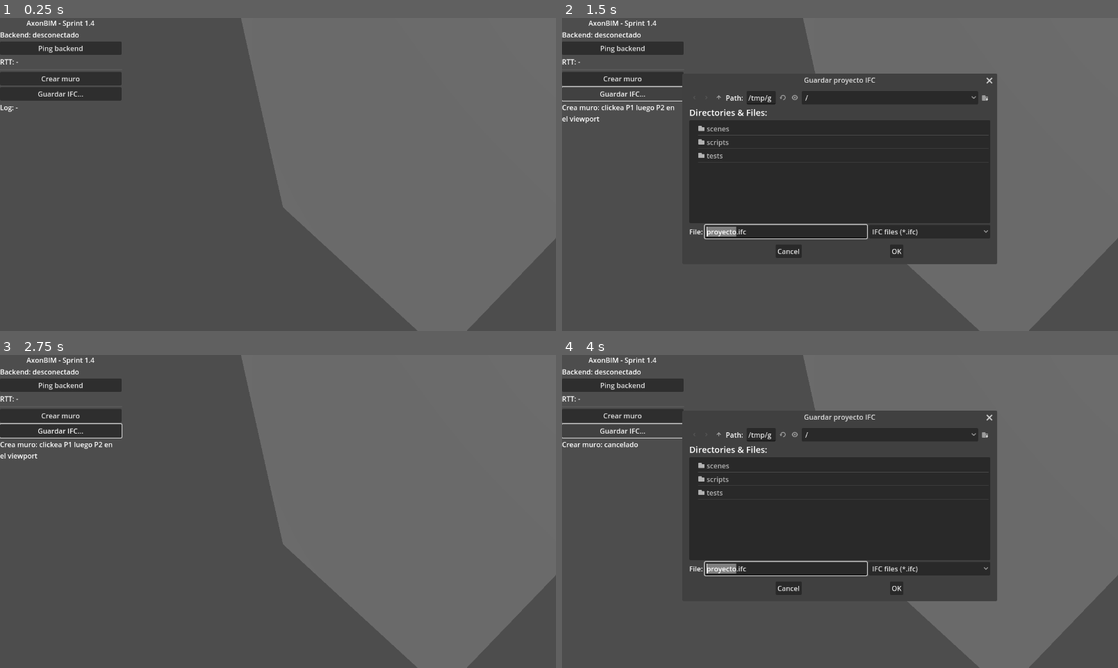
Above: before the commit, frames 1-4 (two rows, left to right).
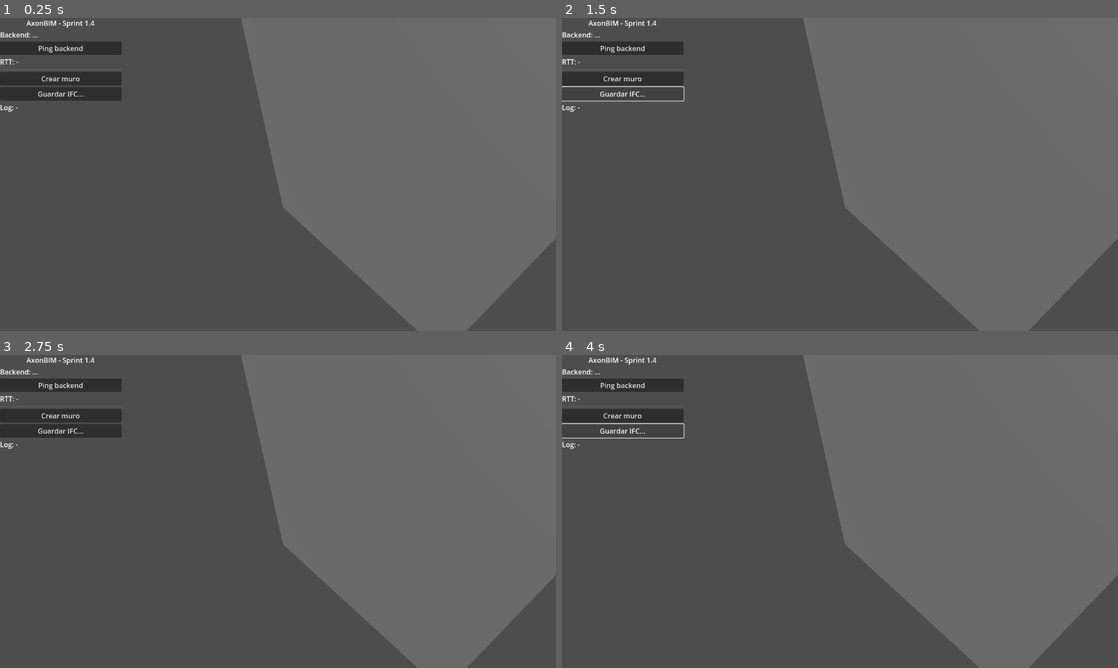
Above: after the commit, the same moments.

Repository: hfiguereo/axonBIM
Game: Godot game, scene res://scenes/main/main.tscn
Same seed, same stepped clock (60 frames per second), same inputs: the game is played once before the commit and once after it.
Inputs (mouse positions are in pixels of both pictures, inside the frame that each line leads up to):
- Up to frame 1 (0.25 s): no input
- Up to frame 2 (1.5 s): click "Crear muro" at 0.5 s; click "Guardar IFC..." at 1.25 s
- Up to frame 3 (2.75 s): click (333, 589) at 2 s, where only the run before the commit has a clickable "OK"
- Up to frame 4 (4 s): click "Crear muro" at 2.75 s; click "Guardar IFC..." at 3.5 s

The runs differ from the first frame. In frame 1, less than 0.1% of the frame differs, in the area x 5-15%, y 4-7%; in frame 2, 28%, in the area x 0-79%, y 4-79%; in frame 3, 0.5%; in frame 4, 28%.
Error after the commit: Parse Error: Could not find type "AxonProjectView" in the current scope. (res://scripts/main/main_scene.gd:23)

Commit message:
feat(ui): picking de cara y actualizacion de malla en vista 3D
Made-with: Cursor

Diff:
--- a/frontend/scripts/viewport_3d/project_view.gd
+++ b/frontend/scripts/viewport_3d/project_view.gd
@@ -1,23 +1,24 @@
 # (c) 2026 Arq. Hector Nathanael Figuereo. GPLv3.
-class_name AxonProjectView
 extends Node3D
 
 ## Contenedor del proyecto 3D. Mantiene el mapa `guid -> MeshInstance3D`
 ## para poder actualizar o eliminar entidades en sprints futuros. Sprint 1.4.
 ##
-## Clics en el viewport 3D: con ``SubViewport.handle_input_locally = false``,
-## los eventos de raton viven dentro del ``SubViewport`` y **no** llegan al
-## ``gui_input`` del ``SubViewportContainer``. Por eso reenviamos aqui los
-## clics izquierdos como señal en coordenadas del viewport (las que espera
-## ``Camera3D.project_ray_origin``).
-
-signal viewport_left_click(viewport_position: Vector2)
+## Fase 2: colisión trimesh para ``face_index`` estable; ``pick_face_at_screen`` devuelve
+## ``topo_id`` por triángulo. ``replace_entity_mesh`` refresca tras ``geom.extrude_face``.
+##
+## Los clics en el viewport se manejan en ``main_scene.gd`` vía
+## ``SubViewportContainer.gui_input`` (ver ``docs/architecture/app-gui-viewport-patterns.md``).
 
 const MeshBuilder := preload("res://scripts/viewport_3d/mesh_builder.gd")
+const ENTITY_NAME_PREFIX: String = "Entity_"
+const PICK_RAY_LENGTH_M: float = 500.0
 
 var _entities: Dictionary = {}  # String guid -> MeshInstance3D
+var _triangle_topo: Dictionary = {}  # guid -> Array[String] (una por triángulo)
 var _material: StandardMaterial3D = _default_material()
-var _forward_wall_clicks: bool = false
+var _highlight: StandardMaterial3D = _highlight_material()
+var _selected_guid: String = ""
 
 
 func add_entity(guid: String, mesh_dict: Dictionary) -> void:
@@ -28,17 +29,83 @@
 	var instance: MeshInstance3D = MeshInstance3D.new()
 	instance.mesh = MeshBuilder.build_array_mesh(mesh_dict)
 	instance.material_override = _material
-	instance.name = "Entity_%s" % guid
+	instance.name = "%s%s" % [ENTITY_NAME_PREFIX, guid]
 	add_child(instance)
+	_store_topo_ids(guid, mesh_dict)
+	instance.create_trimesh_collision()
 	_entities[guid] = instance
+
+
+func replace_entity_mesh(guid: String, mesh_dict: Dictionary) -> void:
+	if not _entities.has(guid):
+		Logger.warn("replace_entity_mesh: no existe %s" % guid)
+		return
+	var mi: MeshInstance3D = _entities[guid]
+	_strip_physics_children(mi)
+	mi.mesh = MeshBuilder.build_array_mesh(mesh_dict)
+	_store_topo_ids(guid, mesh_dict)
+	mi.create_trimesh_collision()
 
 
 func remove_entity(guid: String) -> void:
 	if not _entities.has(guid):
 		return
+	if _selected_guid == guid:
+		_selected_guid = ""
+	_triangle_topo.erase(guid)
 	var node: MeshInstance3D = _entities[guid]
 	node.queue_free()
 	_entities.erase(guid)
+
+
+func clear_selection() -> void:
+	set_selection("")
+
+
+func set_selection(guid: String) -> void:
+	if _selected_guid != "" and _entities.has(_selected_guid):
+		var prev: MeshInstance3D = _entities[_selected_guid]
+		prev.material_overlay = null
+	_selected_guid = guid
+	if guid != "" and _entities.has(guid):
+		var mi: MeshInstance3D = _entities[guid]
+		mi.material_overlay = _highlight
+
+
+func pick_entity_at_screen(camera: Camera3D, screen_pos: Vector2) -> String:
+	var hit: Dictionary = _raycast_hit(camera, screen_pos)
+	if hit.is_empty():
+		set_selection("")
+		return ""
+	var guid: String = _guid_from_collider(hit.get("collider"))
+	set_selection(guid)
+	return guid
+
+
+## ``{ "ok": true, "guid", "topo_id", "normal", "position" }`` o ``{ "ok": false }``.
+func pick_face_at_screen(camera: Camera3D, screen_pos: Vector2) -> Dictionary:
+	var hit: Dictionary = _raycast_hit(camera, screen_pos)
+	if hit.is_empty():
+		return {"ok": false}
+	var guid: String = _guid_from_collider(hit.get("collider"))
+	if guid == "":
+		return {"ok": false}
+	var fi: int = int(hit.get("face_index", -1))
+	if fi < 0:
+		return {"ok": false}
+	var topos: Array = _triangle_topo.get(guid, []) as Array
+	if fi >= topos.size():
+		return {"ok": false}
+	var topo_id: String = str(topos[fi])
+	var n: Variant = hit.get("normal", Vector3.ZERO)
+	var p: Variant = hit.get("position", Vector3.ZERO)
+	return {
+		"ok": true,
+		"guid": guid,
+		"topo_id": topo_id,
+		"normal": n as Vector3,
+		"position": p as Vector3,
+	}
 
 
 func entity_count() -> int:
@@ -49,19 +116,54 @@
 	return _entities.has(guid)
 
 
-## Activa/desactiva la captura de clics para la herramienta "crear muro".
-func set_wall_clicks_enabled(enabled: bool) -> void:
-	_forward_wall_clicks = enabled
+func selected_guid() -> String:
+	return _selected_guid
 
 
-func _unhandled_input(event: InputEvent) -> void:
-	if not _forward_wall_clicks:
-		return
-	if event is InputEventMouseButton:
-		var mouse: InputEventMouseButton = event
-		if mouse.pressed and mouse.button_index == MOUSE_BUTTON_LEFT:
-			viewport_left_click.emit(mouse.position)
-			get_viewport().set_input_as_handled()
+func _store_topo_ids(guid: String, mesh_dict: Dictionary) -> void:
+	var raw: Variant = mesh_dict.get("topo_ids", [])
+	var arr: Array = []
+	if raw is Array:
+		for x in raw:
+			arr.append(str(x))
+	_triangle_topo[guid] = arr
+
+
+func _strip_physics_children(mi: MeshInstance3D) -> void:
+	for c in mi.get_children():
+		c.queue_free()
+
+
+func _raycast_hit(camera: Camera3D, screen_pos: Vector2) -> Dictionary:
+	if camera == null:
+		return {}
+	var w3d: World3D = get_world_3d()
+	if w3d == null:
+		return {}
+	var space: PhysicsDirectSpaceState3D = w3d.direct_space_state
+	var origin: Vector3 = camera.project_ray_origin(screen_pos)
+	var target: Vector3 = origin + camera.project_ray_normal(screen_pos) * PICK_RAY_LENGTH_M
+	var pq: PhysicsRayQueryParameters3D = PhysicsRayQueryParameters3D.create(origin, target)
+	pq.collide_with_bodies = true
+	return space.intersect_ray(pq)
+
+
+func _guid_from_collider(collider: Variant) -> String:
+	if collider == null:
+		return ""
+	var mi: MeshInstance3D = null
+	if collider is MeshInstance3D:
+		mi = collider
+	elif collider is CollisionObject3D:
+		var parent_node: Node = collider.get_parent()
+		if parent_node is MeshInstance3D:
+			mi = parent_node
+	if mi == null:
+		return ""
+	var n: String = String(mi.name)
+	if not n.begins_with(ENTITY_NAME_PREFIX):
+		return ""
+	return n.substr(ENTITY_NAME_PREFIX.length())
 
 
 func _default_material() -> StandardMaterial3D:
@@ -69,3 +171,14 @@
 	mat.albedo_color = Color(0.82, 0.78, 0.70)
 	mat.roughness = 0.75
 	return mat
+
+
+func _highlight_material() -> StandardMaterial3D:
+	var mat: StandardMaterial3D = StandardMaterial3D.new()
+	mat.albedo_color = Color(1.0, 0.82, 0.15, 0.35)
+	mat.transparency = BaseMaterial3D.TRANSPARENCY_ALPHA
+	mat.emission_enabled = true
+	mat.emission = Color(1.0, 0.75, 0.05)
+	mat.emission_energy_multiplier = 0.35
+	mat.roughness = 0.5
+	return mat
